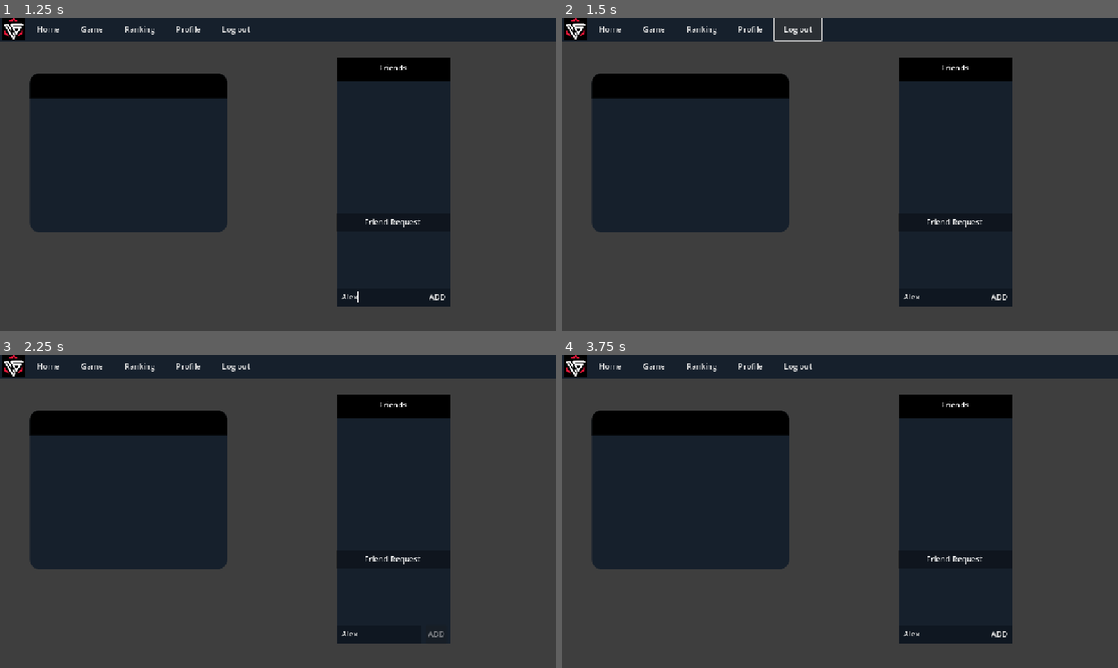
Above: before the commit, frames 1-4 (two rows, left to right).
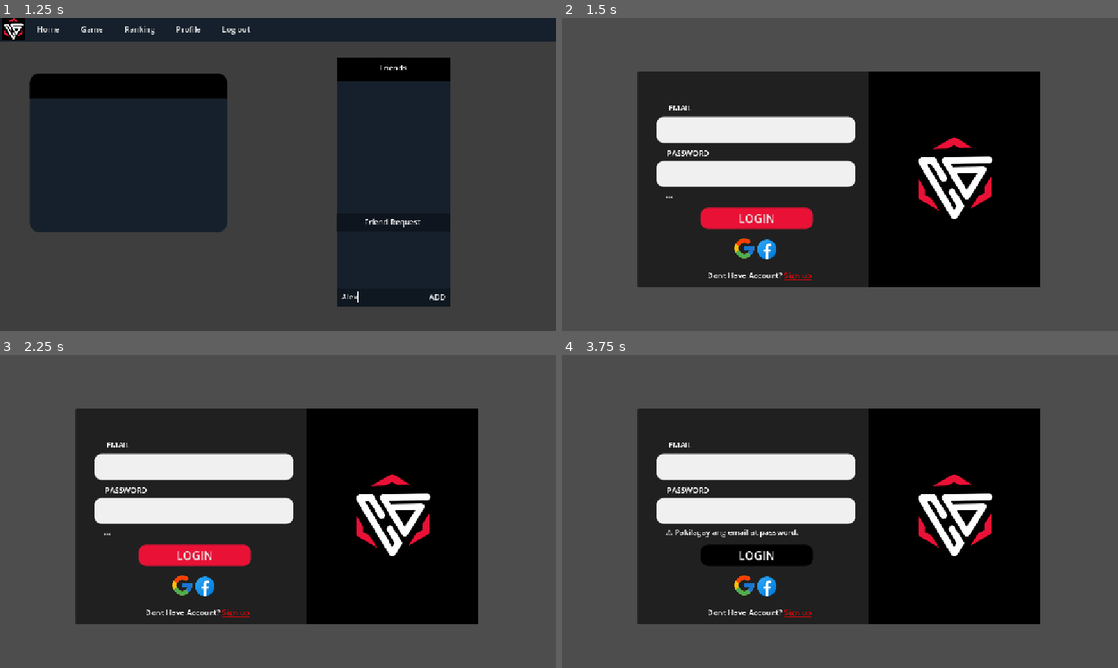
Above: after the commit, the same moments.

Repository: muckfaru/CyberArena
Game: Godot game, scene res://scene/landing.tscn
Two runs of this game, one before a commit and one after it. Both use one fixed random seed, a clock stepped at 60 frames per second and the inputs below. This scene is started directly instead of the project's main scene. Video files are missing from this copy of the repository; at most half a second of black plays in their place.
Inputs (mouse positions are in pixels of both pictures, inside the frame that each line leads up to):
- Up to frame 1 (1.25 s): click (378, 296) at 0.52 s; type "Alex" at 0.6 s
- Up to frame 2 (1.5 s): click "Log out" at 1.25 s
- Up to frame 3 (2.25 s): click (439, 633) at 2 s, where only the run before the commit has a clickable "ADD"
- Up to frame 4 (3.75 s): click (573, 367) at 2.77 s; click (756, 555) at 3.5 s, where only the run after the commit has a clickable "LOGIN"

Frame 1 is identical in both runs. In frame 2, 57% of the frame differs, in the area x 0-100%, y 0-93%; in frame 3, 57%; in frame 4, 57%.
Error before the commit: Invalid call. Nonexistent function 'set_user_offline' in base 'Control (auth.gd)'. (res://script/landing.gd:232)

Commit message:
Code
New Code

Diff:
--- a/CyberArenacapstone/scene/login.tscn
+++ b/CyberArenacapstone/scene/login.tscn
@@ -132,6 +132,7 @@
 theme_override_styles/normal = SubResource("StyleBoxFlat_7yur4")
 max_length = 15
 caret_blink = true
+secret = true
 
 [node name="DontHaveAccLabel" type="Label" parent="VideoStreamPlayer"]
 layout_mode = 0
--- a/CyberArenacapstone/script/auth.gd
+++ b/CyberArenacapstone/script/auth.gd
@@ -175,3 +175,39 @@
 	print("ID Token:", current_id_token.left(25), "...\n")
 
 	emit_signal("auth_response", response_code, response)
+# Add this function to your auth.gd file
+func set_user_offline() -> void:
+	var user_id = current_local_id
+	var id_token = current_id_token
+
+	if user_id == "" or id_token == "":
+		push_warning("⚠️ Cannot set user offline - not logged in")
+		return
+
+	var firestore_url = "https://firestore.googleapis.com/v1/projects/capstone-823dc/databases/(default)/documents/users/%s" % user_id
+
+	var body = {
+		"fields": {
+			"status": { "stringValue": "offline" },
+			"last_seen": { "integerValue": str(Time.get_unix_time_from_system()) }
+		}
+	}
+
+	var headers = [
+		"Content-Type: application/json",
+		"Authorization: Bearer %s" % id_token
+	]
+
+	var http = HTTPRequest.new()
+	add_child(http)
+
+	# Use a one-shot connection since we're logging out
+	http.request_completed.connect(func(_result, _code, _headers, _body):
+		print("✅ User status set to offline")
+		http.queue_free()
+	)
+
+	var error = http.request(firestore_url, headers, HTTPClient.METHOD_PATCH, JSON.stringify(body))
+	if error != OK:
+		push_error("❌ Failed to set user offline: %s" % error)
+		http.queue_free()
--- a/CyberArenacapstone/script/friend_list.gd
+++ b/CyberArenacapstone/script/friend_list.gd
@@ -12,6 +12,7 @@
 var refresh_timer := Timer.new()
 var last_friend_list: Array = []
 var last_request_list: Array = []
+var friend_status_cache: Dictionary = {} # Store online status
 
 # ======================================================
 # 🔸 READY
@@ -81,7 +82,7 @@
 
 
 # ======================================================
-# 📜 LOAD FRIEND LIST
+# 📜 LOAD FRIEND LIST (with online status)
 # ======================================================
 func load_friend_list() -> void:
 	var uid = Auth.current_local_id
@@ -114,9 +115,60 @@
 		if new_friends != last_friend_list:
 			last_friend_list = new_friends.duplicate()
 			print("[UI] 🔄 Friend list changed → refreshing UI")
-			_update_friend_ui(new_friends)
+
+		# Fetch online status for each friend
+		_fetch_friends_status(new_friends, headers)
 	)
 	http.request(url, headers, HTTPClient.METHOD_GET)
+
+
+# ======================================================
+# 🟢 FETCH FRIENDS ONLINE STATUS
+# ======================================================
+func _fetch_friends_status(friends: Array, headers: Array) -> void:
+	if friends.is_empty():
+		_update_friend_ui(friends)
+		return
+
+	var query_url = "%s:runQuery" % BASE_URL
+	var query_body = {
+		"structuredQuery": {
+			"from": [{"collectionId": "users"}],
+			"where": {
+				"fieldFilter": {
+					"field": {"fieldPath": "username"},
+					"op": "IN",
+					"value": {
+						"arrayValue": {
+							"values": friends.map(func(name): return {"stringValue": name})
+						}
+					}
+				}
+			}
+		}
+	}
+
+	var http := HTTPRequest.new()
+	add_child(http)
+	http.request_completed.connect(func(_r, code, _h, body):
+		http.queue_free()
+		if code != 200:
+			_update_friend_ui(friends)
+			return
+
+		var arr = JSON.parse_string(body.get_string_from_utf8())
+		if typeof(arr) == TYPE_ARRAY:
+			for doc in arr:
+				if doc.has("document") and doc["document"].has("fields"):
+					var fields = doc["document"]["fields"]
+					var username = fields.get("username", {}).get("stringValue", "")
+					var is_online = fields.get("is_online", {}).get("booleanValue", false)
+					if username != "":
+						friend_status_cache[username] = is_online
+
+		_update_friend_ui(friends)
+	)
+	http.request(query_url, headers, HTTPClient.METHOD_POST, JSON.stringify(query_body))
 
 
 # ======================================================
@@ -155,7 +207,7 @@
 
 
 # ======================================================
-# 🧾 UPDATE FRIEND LIST UI (with fade-in)
+# 🧾 UPDATE FRIEND LIST UI (with status indicator)
 # ======================================================
 func _update_friend_ui(friends: Array) -> void:
 	for child in friend_container.get_children():
@@ -163,6 +215,15 @@
 
 	for name in friends:
 		var hbox = HBoxContainer.new()
+		hbox.add_theme_constant_override("separation", 8)
+
+		# 🟢/🔴 Status indicator (circular dot)
+		var status_indicator = Label.new()
+		var is_online = friend_status_cache.get(name, false)
+		status_indicator.text = "●"  # Circle character
+		status_indicator.add_theme_color_override("font_color", Color.GREEN if is_online else Color.RED)
+		hbox.add_child(status_indicator)
+
 		var lbl = Label.new()
 		lbl.text = name
 		hbox.add_child(lbl)
@@ -261,6 +322,8 @@
 		http_commit.request(commit_url, headers, HTTPClient.METHOD_POST, JSON.stringify(commit_body))
 	)
 	http_query.request(query_url, headers, HTTPClient.METHOD_POST, JSON.stringify(query_body))
+
+
 # ======================================================
 # ➕ SEND FRIEND REQUEST
 # ======================================================
--- a/CyberArenacapstone/script/signup.gd
+++ b/CyberArenacapstone/script/signup.gd
@@ -25,7 +25,8 @@
 	email_input.text_changed.connect(_validate_inputs)
 	password_input.text_changed.connect(_validate_inputs)
 	repeat_password_input.text_changed.connect(_validate_inputs)
-
+	password_input.secret = true
+	repeat_password_input.secret = true  # Add this line
 
 # ------------------------------------------------------
 # 🔹 Google OAuth2 Sign Up Flow (sinisimulan ang local server + binubuksan ang browser)
